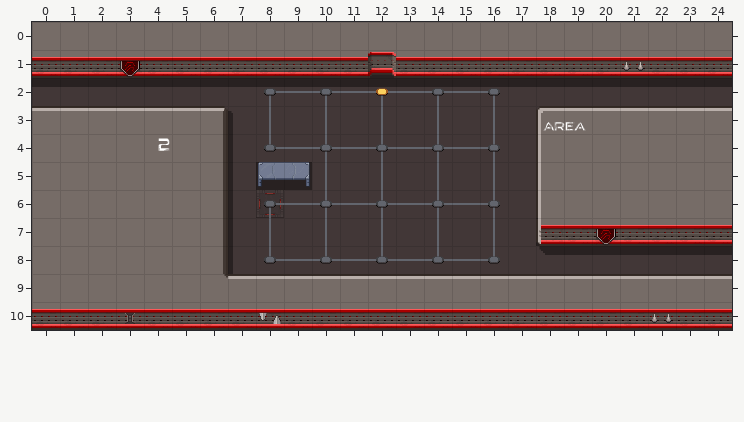
Tiled map -- cocos/Code/assets/resources/map/map_3-1-H-2.tmx. The first picture shows the starting point.
Cells are 32x32 px. Shown: x 0..24, y 0..10. Layer "Tile Layer 7" is drawn 0,-26 px off the grid.
Now the later version:
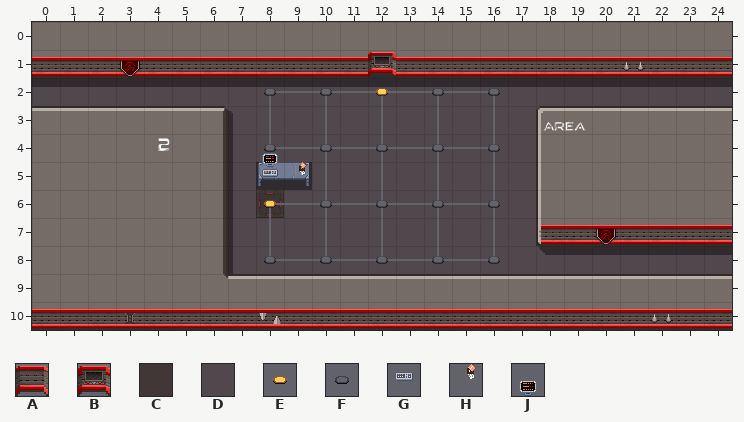
Key: from "alien_spaceship_tileset2": A 2, B 112, C 140, D 150, E 157, F 167; from "scifi_items": G 51, H 62; from "scifi_items2": J 21.
_ is an empty cell.
Tiles replaced or removed in this view: A, C, F.
Tiles of an added or newly shown layer are drawn over the layers below it.
Difference:
Changed rows in their new state; . is an unchanged cell.
Layer "floor":
first column x 0:
 1 ............D............
 2 DDDDDDDDDDDDDDDDDDDDDDDDD
 3 .......DDDDDDDDDDD.......
 4 .......DDDDDDDDDDD.......
 5 .......DDDDDDDDDDD.......
 6 .......D.DDDDDDDDD.......
 7 .......DDDDDDDDDDD.......
 8 .......DDDDDDDDDDDDDDDDDD
Layer "wall":
first column x 12:
 1 B
Layer "line":
first column x 12:
 1 _
Layer "point":
first column x 8:
 6 E
Layer "Tile Layer 8" (added):
first column x 8:
 5 GH
Layer "Tile Layer 7" (added):
first column x 8:
 5 J
Where, in picture pixels (left, top, right, bottom), the same in both pictures:
changed: (32, 52, 732, 274)
